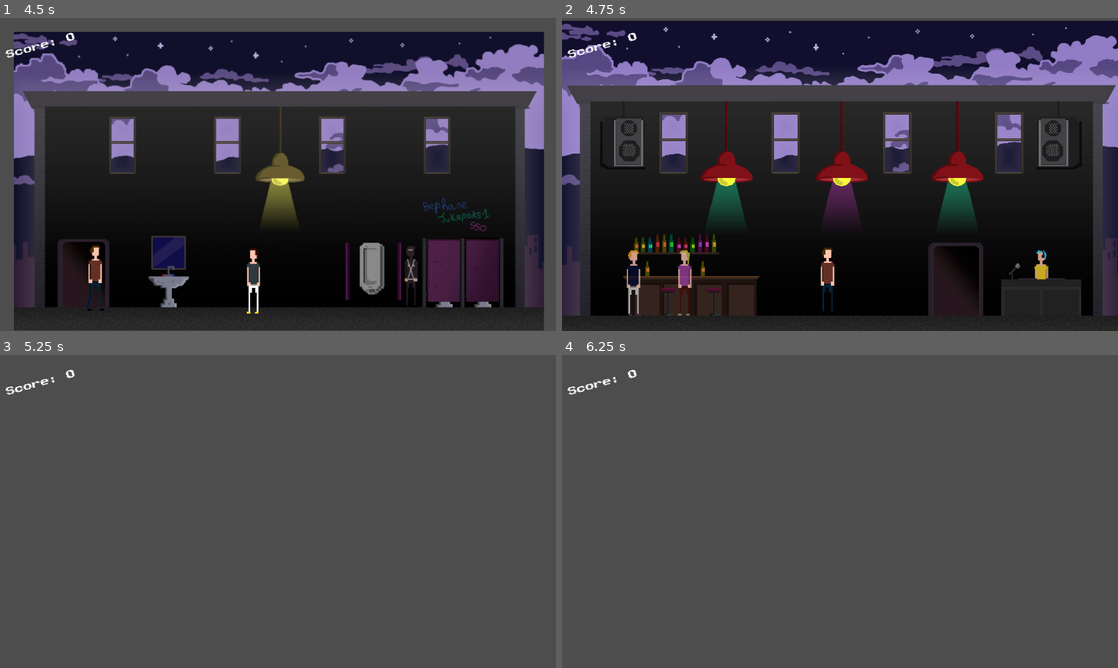
Above: before the commit, frames 1-4 (two rows, left to right).
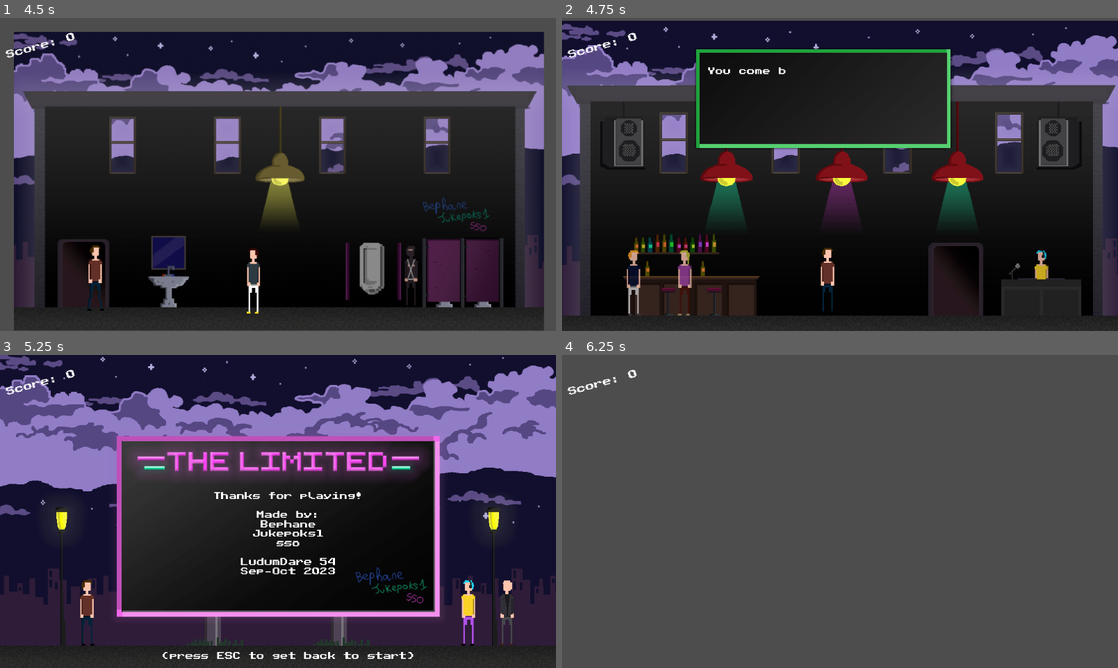
Above: after the commit, the same moments.

Repository: LudumSJB/The-Limited
Game: Godot game, scene res://scenes/MainMenu.tscn
Same seed, same stepped clock (60 frames per second), same inputs: the game is played once before the commit and once after it.
Inputs:
- Up to frame 1 (4.5 s): click "Play" at 0.5 s; tap Enter (ui_accept) at 1.25, 1.52, 2, 2.27, 2.75, 3.77 s; hold D (right) 1.28-2.78 s; tap Space (action_button) at 1.35, 2.3, 2.85, 3.8, 4.35 s; tap N (next_level) at 1.55, 2.1, 3.05, 3.6 s; hold A (left) 2.78-3.53 s; hold D (right) from 3.53 s (still down)
- Up to frame 2 (4.75 s): keep holding D (right); tap Enter (ui_accept) at 4.52 s; tap N (next_level) at 4.55 s
- Up to frame 3 (5.25 s): release D (right) at 5.03 s; hold A (left) from 5.03 s (still down); tap N (next_level) at 5.1 s
- Up to frame 4 (6.25 s): tap Enter (ui_accept) at 5.27, 5.75 s; tap Space (action_button) at 5.3, 5.85 s; release A (left) at 5.78 s; hold D (right) from 5.78 s (still down); tap N (next_level) at 6.05 s

Frame 1 is identical in both runs. In frame 2, 8.6% of the frame differs, in the area x 23-71%, y 9-42%; in frame 3, 97%, in the area x 0-100%, y 0-100%; in frame 4, nothing differs.
Error before the commit: Attempt to call function 'get_as_text' in base 'null instance' on a null instance. (res://scripts/dialog_system.gd:96)
Error after the commit: Invalid access of index '7' on a base object of type: 'Array'. (res://scripts/root.gd:51)

Commit message:
credits and last acts

Diff:
--- /dev/null
+++ b/dialogs/club_act3.json
@@ -0,0 +1,13 @@
+[
+	{
+		"dialog_position": 0,
+		"text": "You come back to the club. \nEveryone has left except DJ and few of his fellows."
+	},
+	{
+		"dialog_position": 2,
+		"text": "Party's over, you partypooper.",
+		"face": 1,
+		"sound": 1,
+		"action": "next_scene"
+	},
+]
--- a/dialogs/toilet_act1.json
+++ b/dialogs/toilet_act1.json
@@ -7,7 +7,6 @@
 	{
 		"dialog_position": 1,
 		"text": "Yo dude! \nYou forgot to wash your hands!",
-		"action": "close_dialog",
 		"face": 0,
 		"sound": 0,
 		"next_act": "toilet_act2"
--- a/dialogs/toilet_act2.json
+++ b/dialogs/toilet_act2.json
@@ -2,11 +2,11 @@
 	{
 		"dialog_position": 0,
 		"text": "You just get in time to releave yourself. \nI hope no one listened...",
+		"action": "hide_player"
 	},
 	{
 		"dialog_position": 1,
 		"text": "Ahhahahhahah!",
-		"action": "close_dialog",
 		"face": 1,
 		"sound": 1
 	},
@@ -16,31 +16,37 @@
 		"action": "minigame"
 	},
 	{
-		"dialog_position": 0,
+		"dialog_position": 2,
 		"text": "ChewGum? \nHow that get in my pocket?",
-		"action": "minigame"
+		"action": "minigame",
+		"face": 0,
 	},
 	{
-		"dialog_position": 0,
+		"dialog_position": 2,
 		"text": "A pencil? \nThat's not it either.",
-		"action": "minigame"
+		"action": "minigame",
+		"face": 0,
 	},
 	{
-		"dialog_position": 0,
+		"dialog_position": 2,
 		"text": "A book?\n nah.",
+		"face": 0,
 	},
 	{
-		"dialog_position": 0,
+		"dialog_position": 2,
 		"text": "creditcard, keys, razorblade, \ncoins, condom, glowes, \nmy hands, comb...",
+		"face": 0,
 	},
 	{
-		"dialog_position": 0,
+		"dialog_position": 2,
 		"text": "Wait. \nRazorblade? \nYou really think I'm gonna cut myself out of here with that? \nMore like myself...",
+		"face": 0,
 	},
 	{
-		"dialog_position": 0,
+		"dialog_position": 2,
 		"text": "But there are keys. \nMaybe they will do.",
-		"action": "minigame"
+		"action": "minigame",
+		"face": 0,
 	},
 	{
 		"dialog_position": 0,
--- a/scenes/level4.tscn
+++ b/scenes/level4.tscn
@@ -6,9 +6,9 @@
 [ext_resource type="PackedScene" uid="uid://bd36h1vyy37d5" path="res://scenes/dialog_system.tscn" id="4_ym8v5"]
 [ext_resource type="Texture2D" uid="uid://y8nlnxed1dhu" path="res://assets/images/face_01.png" id="5_0uddc"]
 [ext_resource type="Texture2D" uid="uid://dvlrkobcb7b65" path="res://assets/images/face_02.png" id="6_1no3t"]
-[ext_resource type="AudioStream" uid="uid://wjrks27kv2mn" path="res://assets/sounds/music_placeholder3.wav" id="6_me5ut"]
 [ext_resource type="Texture2D" uid="uid://c81thoo78506x" path="res://assets/images/face_05.png" id="7_35eev"]
 [ext_resource type="PackedScene" uid="uid://brghk84aof61l" path="res://scenes/actionArea.tscn" id="7_pkq5q"]
+[ext_resource type="AudioStream" uid="uid://c0k8juko185jp" path="res://assets/sounds/club.wav" id="10_binqc"]
 [ext_resource type="PackedScene" uid="uid://d1p7qrfx4wwiw" path="res://scenes/dancer_1.tscn" id="10_nbl1a"]
 [ext_resource type="PackedScene" uid="uid://qoy2xxj38f17" path="res://scenes/bartender.tscn" id="13_yv6qk"]
 
@@ -67,8 +67,8 @@
 
 [node name="music" type="AudioStreamPlayer2D" parent="."]
 position = Vector2(553, 333)
-stream = ExtResource("6_me5ut")
-volume_db = 1.0
+stream = ExtResource("10_binqc")
+volume_db = -5.559
 autoplay = true
 
 [node name="Area2D__talk_to_person" parent="." instance=ExtResource("7_pkq5q")]
--- a/scenes/level5.tscn
+++ b/scenes/level5.tscn
@@ -5,9 +5,9 @@
 [ext_resource type="PackedScene" uid="uid://duuwin15j36fv" path="res://scenes/player.tscn" id="2_bp30i"]
 [ext_resource type="PackedScene" uid="uid://bd36h1vyy37d5" path="res://scenes/dialog_system.tscn" id="3_xs8v8"]
 [ext_resource type="Texture2D" uid="uid://y8nlnxed1dhu" path="res://assets/images/face_01.png" id="4_b30m5"]
-[ext_resource type="Texture2D" uid="uid://dvlrkobcb7b65" path="res://assets/images/face_02.png" id="5_7ikgh"]
-[ext_resource type="AudioStream" uid="uid://wjrks27kv2mn" path="res://assets/sounds/music_placeholder3.wav" id="6_y2el4"]
 [ext_resource type="PackedScene" uid="uid://hhiifftg4png" path="res://scenes/dancer_dude.tscn" id="7_bdtki"]
+[ext_resource type="Texture2D" uid="uid://cxxnxw27gf6kj" path="res://assets/images/face_06.png" id="7_h0mv2"]
+[ext_resource type="AudioStream" uid="uid://c0k8juko185jp" path="res://assets/sounds/club.wav" id="8_q4kii"]
 [ext_resource type="PackedScene" uid="uid://b6l61udpegwlt" path="res://scenes/TimingAccuracyBar.tscn" id="9_uokie"]
 [ext_resource type="PackedScene" uid="uid://brghk84aof61l" path="res://scenes/actionArea.tscn" id="10_esgja"]
 
@@ -33,7 +33,7 @@
 
 [node name="dialogSystem" parent="." instance=ExtResource("3_xs8v8")]
 dialogsPath = "res://dialogs/toilet_act1.json"
-faces = Array[Texture]([ExtResource("4_b30m5"), ExtResource("5_7ikgh")])
+faces = Array[Texture]([ExtResource("4_b30m5"), ExtResource("7_h0mv2")])
 
 [node name="StaticBody2D" type="StaticBody2D" parent="."]
 collision_layer = 2
@@ -53,9 +53,9 @@
 shape = SubResource("RectangleShape2D_k7brp")
 
 [node name="music" type="AudioStreamPlayer2D" parent="."]
-position = Vector2(553, 333)
-stream = ExtResource("6_y2el4")
-volume_db = 1.0
+position = Vector2(554, 332)
+stream = ExtResource("8_q4kii")
+volume_db = -17.802
 autoplay = true
 
 [node name="TimingAccuracyBar" parent="." instance=ExtResource("9_uokie")]
@@ -69,4 +69,6 @@
 label_text = "wc"
 
 [connection signal="DudeGoOut" from="dancer_dude" to="." method="_on_dancer_dude_dude_go_out"]
+[connection signal="HidePlayer" from="dialogSystem" to="player" method="_on_dialog_system_hide_player"]
+[connection signal="ShowPlayer" from="dialogSystem" to="player" method="_on_dialog_system_show_player"]
 [connection signal="OnActionInitated" from="actionArea" to="." method="_on_action_area_on_action_initated"]
--- a/scenes/level6.tscn
+++ b/scenes/level6.tscn
@@ -1,12 +1,11 @@
-[gd_scene load_steps=10 format=3 uid="uid://d2qpi3vi0aodb"]
+[gd_scene load_steps=9 format=3 uid="uid://d2qpi3vi0aodb"]
 
 [ext_resource type="Texture2D" uid="uid://bjxlroipqra04" path="res://assets/images/background_club.png" id="1_lyvuo"]
 [ext_resource type="PackedScene" uid="uid://duuwin15j36fv" path="res://scenes/player.tscn" id="2_vdvpb"]
 [ext_resource type="PackedScene" uid="uid://bd36h1vyy37d5" path="res://scenes/dialog_system.tscn" id="3_ibk6j"]
 [ext_resource type="Texture2D" uid="uid://y8nlnxed1dhu" path="res://assets/images/face_01.png" id="4_k3eyc"]
-[ext_resource type="Texture2D" uid="uid://dvlrkobcb7b65" path="res://assets/images/face_02.png" id="5_vu6nn"]
+[ext_resource type="Texture2D" uid="uid://c81thoo78506x" path="res://assets/images/face_05.png" id="5_u51vp"]
 [ext_resource type="AudioStream" uid="uid://wjrks27kv2mn" path="res://assets/sounds/music_placeholder3.wav" id="6_kwld7"]
-[ext_resource type="PackedScene" uid="uid://brghk84aof61l" path="res://scenes/actionArea.tscn" id="7_86mrb"]
 
 [sub_resource type="RectangleShape2D" id="RectangleShape2D_fno7i"]
 size = Vector2(1179, 43)
@@ -24,8 +23,8 @@
 position = Vector2(551, 538)
 
 [node name="dialogSystem" parent="." instance=ExtResource("3_ibk6j")]
-dialogsPath = "res://dialogs/act4.json"
-faces = Array[Texture]([ExtResource("4_k3eyc"), ExtResource("5_vu6nn")])
+dialogsPath = "res://dialogs/club_act3.json"
+faces = Array[Texture]([ExtResource("4_k3eyc"), ExtResource("5_u51vp")])
 
 [node name="StaticBody2D" type="StaticBody2D" parent="."]
 collision_layer = 2
@@ -49,6 +48,3 @@
 stream = ExtResource("6_kwld7")
 volume_db = 1.0
 autoplay = true
-
-[node name="Area2D__talk_to_person" parent="." instance=ExtResource("7_86mrb")]
-position = Vector2(956, 517)
--- /dev/null
+++ b/scenes/level7.tscn
@@ -0,0 +1,55 @@
+[gd_scene load_steps=3 format=3 uid="uid://7j6lbnf0sejs"]
+
+[ext_resource type="Texture2D" uid="uid://belh2j4spbyqj" path="res://assets/images/background_welcome.png" id="2_kyo7a"]
+[ext_resource type="FontFile" uid="uid://c0apde5o5da0g" path="res://assets/fonts/PublicPixel.ttf" id="6_sltpu"]
+
+[node name="level7" type="Node2D"]
+
+[node name="Sprite2D" type="Sprite2D" parent="."]
+position = Vector2(576, 324)
+texture = ExtResource("2_kyo7a")
+
+[node name="Label" type="Label" parent="."]
+offset_left = 341.0
+offset_top = 283.0
+offset_right = 837.0
+offset_bottom = 492.0
+theme_override_fonts/font = ExtResource("6_sltpu")
+text = "Thanks for playing!
+
+Made by:
+Bephane
+Jukepoks1
+sso
+
+LudumDare 54
+Sep-Oct 2023
+
+
+
+
+
+
+
+
+(press ESC to get back to start)"
+horizontal_alignment = 1
+vertical_alignment = 1
+
+[node name="RichTextLabel" type="RichTextLabel" parent="."]
+visible = false
+offset_left = 433.0
+offset_top = 289.0
+offset_right = 752.0
+offset_bottom = 492.0
+theme_override_fonts/normal_font = ExtResource("6_sltpu")
+bbcode_enabled = true
+text = "Thanks for playing!
+
+[u]Made by:[/u]
+  Bephane
+  Jukepoks1
+  sso
+
+LudumDare 54
+Sep-Oct 2023"
--- a/scripts/dialog_system.gd
+++ b/scripts/dialog_system.gd
@@ -1,6 +1,8 @@
 extends Node2D
 
 signal NextActStarted
+signal HidePlayer
+signal ShowPlayer
 
 @onready var rich_text_label = $Sprite2D/RichTextLabel
 @onready var sprite_2d = $Sprite2D
@@ -87,6 +89,7 @@
 			write_character_time -= delta
 
 func startMinigame():
+	print("startMinigame")
 	var level = get_node("..")
 	level.emit_signal("play_minigame")
 
@@ -101,13 +104,14 @@
 	dialogs = obj
 
 func nextText():
+	print("nextText")
 	timeout_press = timeout_press_time
-#	print("nextText")
 	current_dialog += 1
 	if current_dialog < dialogs.size():
 		showText(dialogs[current_dialog])
 
 func hideText():
+	print("hideText")
 	sprite_2d.visible = false
 	is_active = false
 
@@ -116,7 +120,9 @@
 	text_to_write = ""
 
 func changeAct():
+	print("changeAct")
 	dialogsPath = "res://dialogs/"+next_act+".json"
+	print("dialogsPath: '", dialogsPath, "'")
 	loadDialogs()
 	current_dialog = -1
 	print("first dialog: ", dialogs[0].text)
@@ -153,6 +159,7 @@
 		write_character_time += timeout_extra_step
 
 func showText(dialog):
+	print("showText")
 	is_active = true
 	# show new text in dialog
 	sprite_2d.visible = true
@@ -189,6 +196,10 @@
 			close_dialog_after_dialog_close = true
 		elif action == "minigame":
 			play_minigame_after_dialog_close = true
+		elif action == "hide_player":
+			HidePlayer.emit()
+		elif action == "show_player":
+			ShowPlayer.emit()
 
 	if dialog.has("sound"):
 		var sound = sounds[dialog.sound]
--- a/scripts/player.gd
+++ b/scripts/player.gd
@@ -45,3 +45,11 @@
 		animated_sprite_2d.play("idle")
 
 	move_and_slide()
+
+
+func _on_dialog_system_hide_player():
+	visible = false
+
+
+func _on_dialog_system_show_player():
+	visible = true
--- a/scripts/root.gd
+++ b/scripts/root.gd
@@ -16,7 +16,8 @@
 	"level3",
 	"level4",
 	"level5",
-	"level6"
+	"level6",
+	"level7"
 ]
 
 # store global vars here that need to stay between scenes
@@ -48,6 +49,7 @@
 	# instantiate next level node
 	current_level += 1
 	levelname = levels[current_level]
+	print("changing to scene: '", levelname, "'")
 	var new_scene = load("res://scenes/" + levelname + ".tscn").instantiate()
 	add_child(new_scene)
 	move_child(new_scene, 0)
Not shown, added: assets/sounds/club.wav.import
